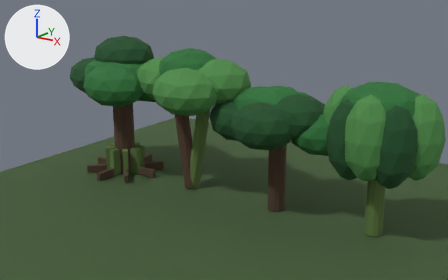
The Blender file SourceAssets/MistForest/MistForest_Source.blend, before and after one commit.
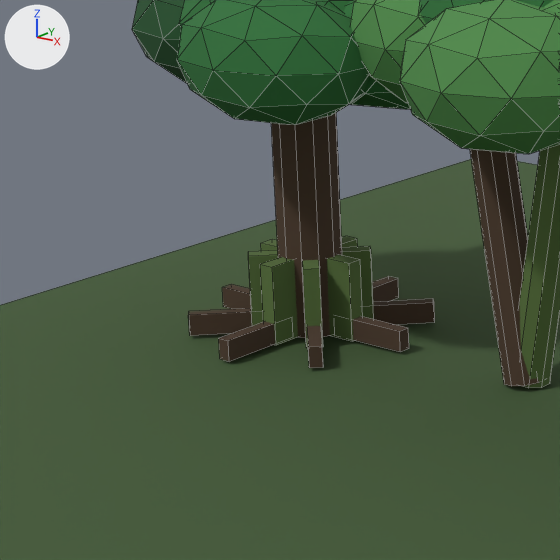
There are two pictures of each version: one from the file's camera 'Camera', one close up on the part from 6% to 45% of the width and 24% to 87% of the height. Every picture has the same lights, and +X, +Y and +Z are marked at upper left. The older version's two pictures come first. The close-ups show mesh edges as thin lines.

Script lines for the objects in view, before the commit:
```python
me_cylinder = bpy.data.meshes.new('Cylinder')
me_cylinder.from_pydata(...)  # 404 vertices, 590 faces; spans x -5.46..5.27, y -4.1..4.3, z 0.0..11.25
# faces by material slot: [62, 48, 240, 240]
me_cylinder.materials.append(mat_m_forestbark)  # brown #4d3a2b
me_cylinder.materials.append(mat_m_forestbarkmoss)  # dark green #59733c
me_cylinder.materials.append(mat_m_forestleaf)  # dark green #2c6f37
me_cylinder.materials.append(mat_m_forestleafdark)  # dark green #1d4d27
me_cylinder_001 = bpy.data.meshes.new('Cylinder.001')
me_cylinder_001.from_pydata(...)  # 250 vertices, 424 faces; spans x -3.36..6.09, y -4.05..4.25, z -0.1..10.72
# faces by material slot: [12, 12, 240, 160]
me_cylinder_001.materials.append(mat_m_forestbark)  # brown #4d3a2b
me_cylinder_001.materials.append(mat_m_forestbarkmoss)  # dark green #59733c
me_cylinder_001.materials.append(mat_m_forestleaflight)  # green #4d8948
me_cylinder_001.materials.append(mat_m_forestleaf)  # dark green #2c6f37
me_plane = bpy.data.meshes.new('Plane')
me_plane.from_pydata([(-19.0, -19.0, 0.0), (19.0, -19.0, 0.0), (-19.0, 19.0, 0.0), (19.0, 19.0, 0.0)], [], [(0, 1, 3, 2)])
me_plane.materials.append(mat_m_forestground)  # dark green #425b35
ob_plane = bpy.data.objects.new('Plane', me_plane)
ob_plane.location = (0.0, 2.5, -0.08)
ob_sm_mistforestancientoak_a = bpy.data.objects.new('SM_MistForestAncientOak_A', me_cylinder)
ob_sm_mistforestancientoak_a.location = (-10.5, 4.0, 0.0)
ob_sm_mistforesttwintrunk_a = bpy.data.objects.new('SM_MistForestTwinTrunk_A', me_cylinder_001)
ob_sm_mistforesttwintrunk_a.location = (-3.4, 4.0, 0.0)
ob_sm_mistforesttwintrunk_a.rotation_euler = (0.0, -0.157, 0.0)  # degrees (0, -9, 0)
```
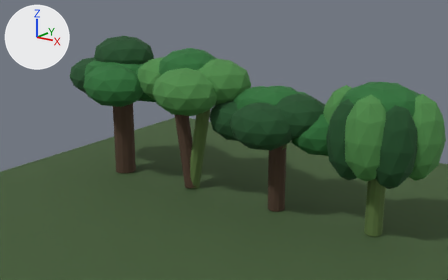
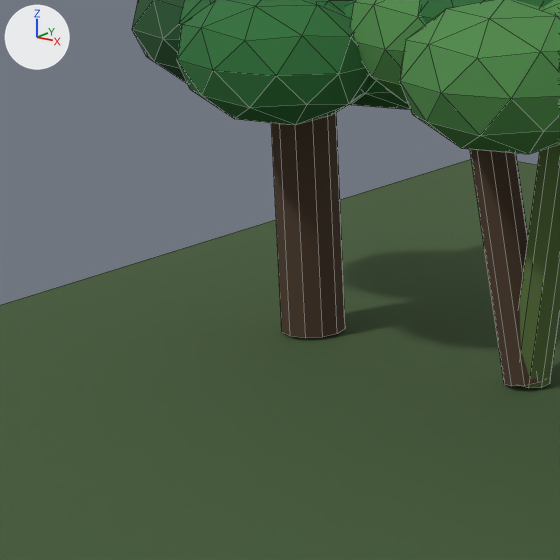
Commit message: Remove exposed roots from mist forest oak

Patch to the scene script:
```diff
--- a/SourceAssets/MistForest/MistForest_Source.blend.py
+++ b/SourceAssets/MistForest/MistForest_Source.blend.py
@@ me_cylinder @@
 # used by ob_sm_mistforestancientoak_a; location = (-10.5, 4.0, 0.0)
-me_cylinder.from_pydata(...)  # 404 vertices, 590 faces; spans x -5.46..5.27, y -4.1..4.3, z 0.0..11.25
+me_cylinder.from_pydata(...)  # 276 vertices, 494 faces; spans x -5.46..5.27, y -4.1..4.3, z 0.0..11.25
+# me_cylinder part 1: 16 loose pieces with 128 vertices, spanning x -3.17..3.17, y -3.17..3.17, z 0.0..2.1, are deleted
 me_cylinder.materials.append(mat_m_forestbark)
-me_cylinder.materials.append(mat_m_forestbarkmoss)  # dark green #59733c
 me_cylinder.materials.append(mat_m_forestleaf)
```

Location of each change, (x1, y1, x2, y2) in pixels of the close-ups (560 x 560 px):
'SM_MistForestAncientOak_A', reshaped
    before: (132, 0, 435, 368)
    after: (132, 0, 410, 338)
part 1 of me_cylinder, deleted
    before: (188, 236, 435, 368)
